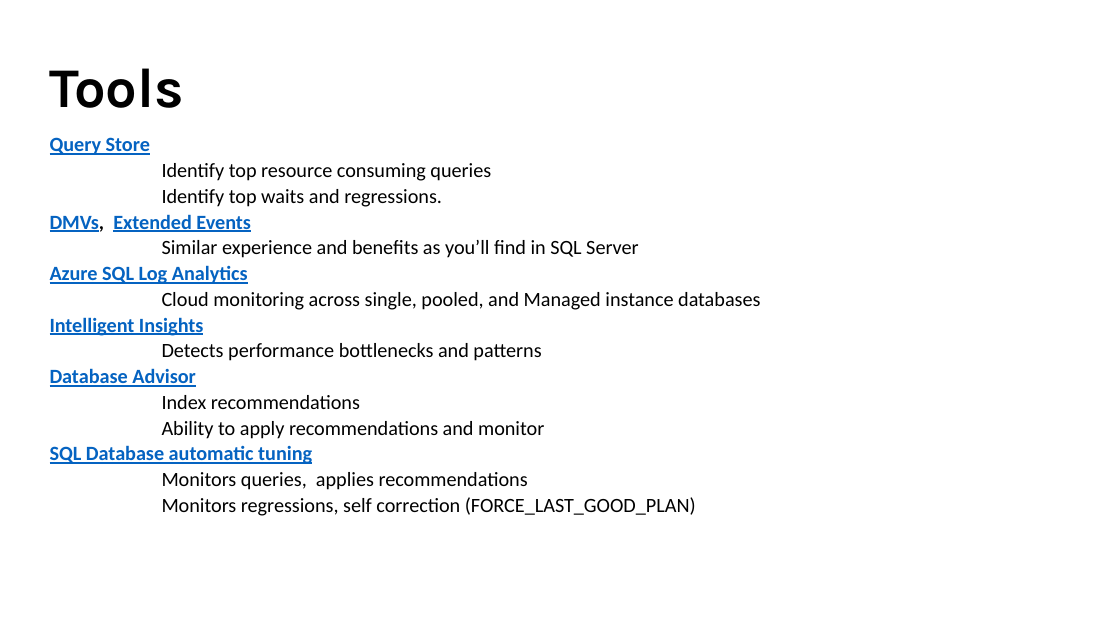
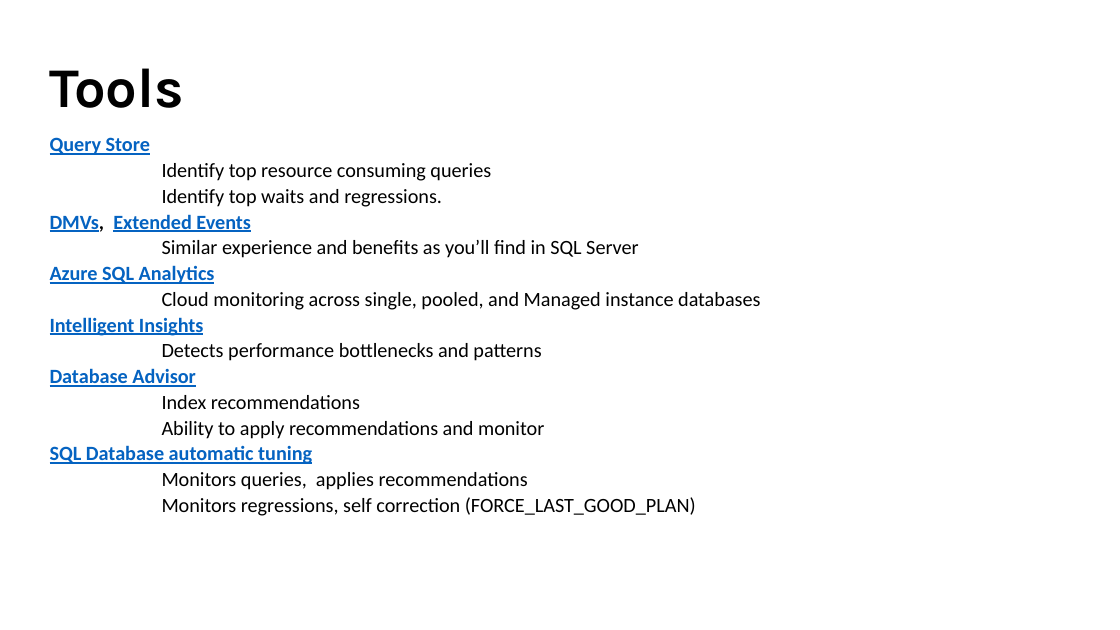
Before and after one commit to amthomas46/SQL, a slide deck: slide 18 of sql-intersections/slides/Azure SQL Database-Maximizing Cloud Performance and Availability.pptx (slide 17 before the commit). Drawn at 1120x630 pixels with LibreOffice and Linux fonts; fonts in the diff are those of the drawing. Boxes give left, top, right and bottom in pixels: in the first picture for what was removed or moved away, otherwise in the second. Text is boxed around its words. In the diff, an @@ line names an element or a change of style, - is before the commit and + after.

```diff
--- a/sql-intersections/slides/Azure SQL Database-Maximizing Cloud Performance and Availability.pptx
+++ b/sql-intersections/slides/Azure SQL Database-Maximizing Cloud Performance and Availability.pptx
@@ text at box(50, 265, 215, 284): text changed @@
-Azure SQL Log Analytics
+Azure SQL Analytics
```
Also in this commit, not shown: 2 other slides changed, 1 slide added.
